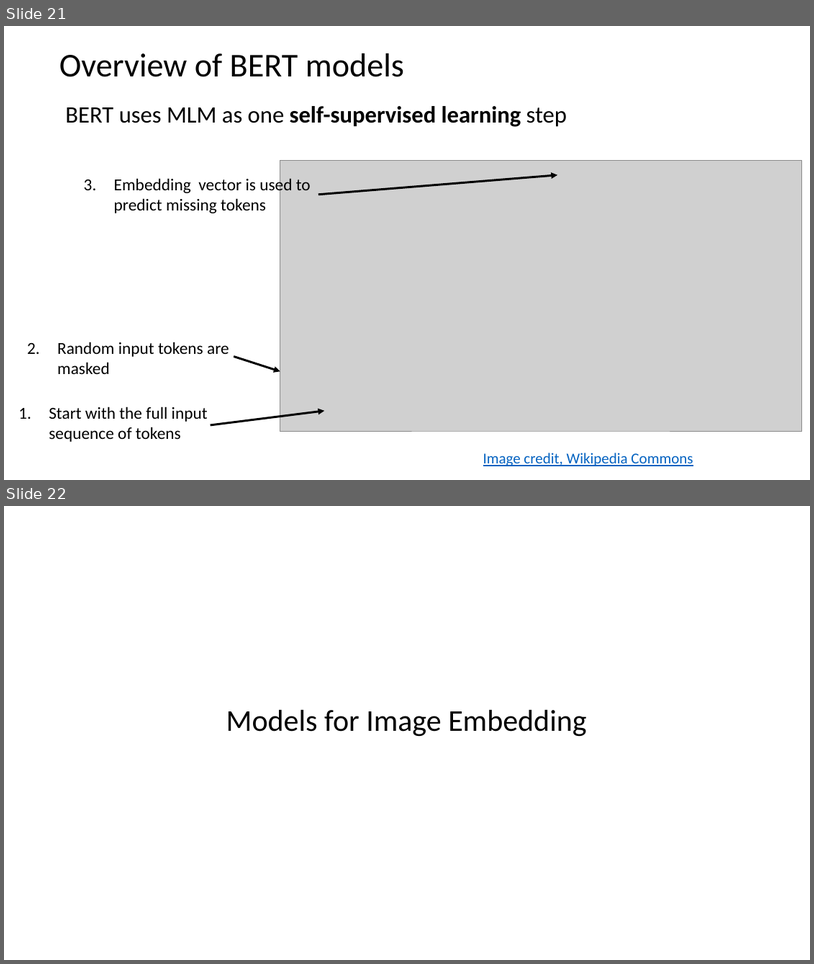
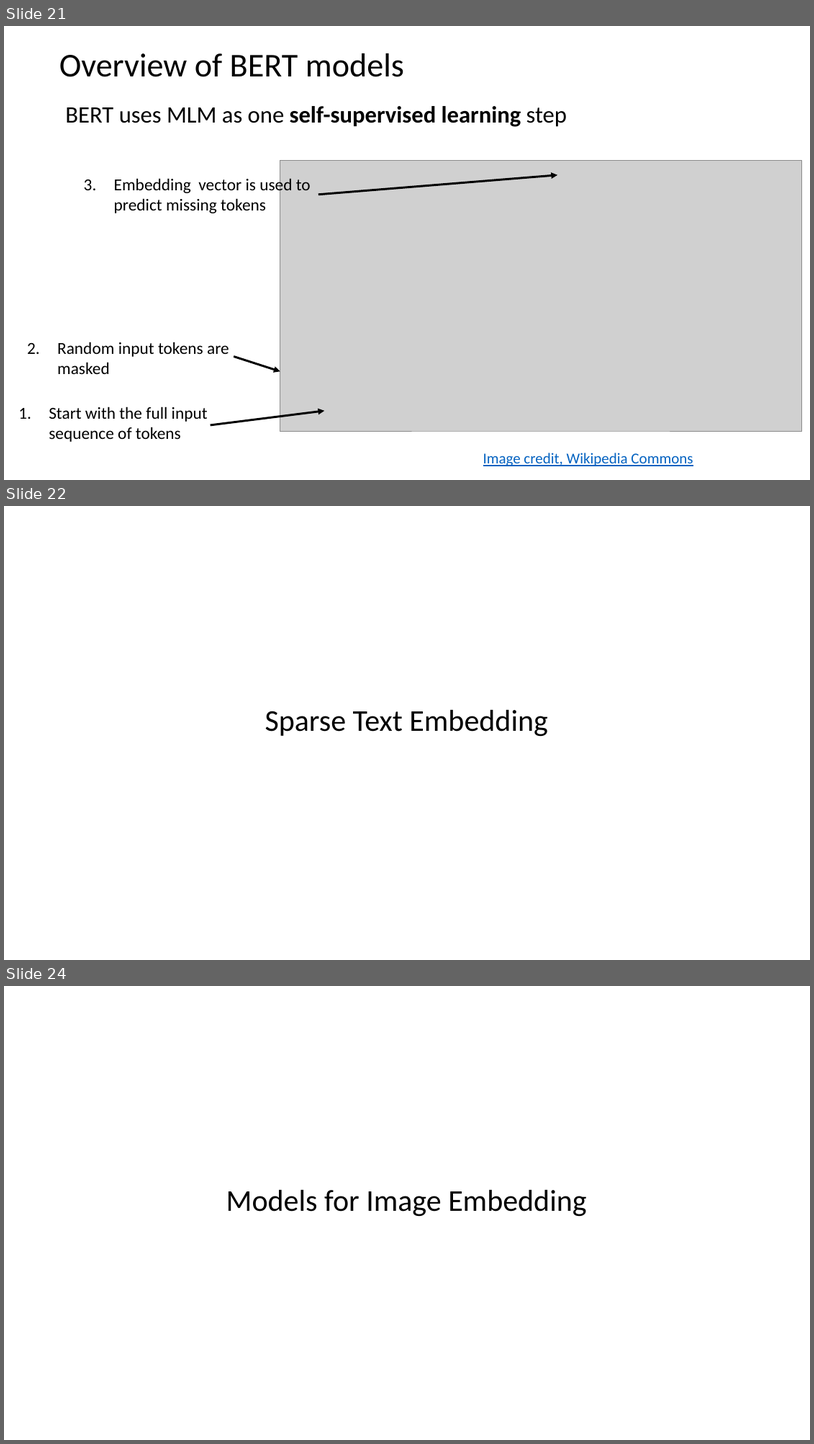
Before and after one commit to harelgabainew/school1, a slide deck: slides/7_DocumentWebSearching.pptx. Shown one above the other, each under a label of ours: slides 21 and 22 before the commit, slides 21, 22 and 24 after it; the slides between them are not shown. The pictures are 814x964 and 814x1444 pixels, drawn with LibreOffice and Linux fonts; fonts in the diff are those of the drawing; grey boxes stand for pictures. Boxes give left, top, right and bottom in pixels: in the first picture for what was removed or moved away, otherwise in the second. Text is boxed around its words. In the diff, an @@ line names an element or a change of style, - is before the commit and + after.

Commit message:
Added embedding slides

```diff
--- a/slides/7_DocumentWebSearching.pptx
+++ b/slides/7_DocumentWebSearching.pptx
@@ slide 22 added at (4, 506, 810, 960), background #FFFFFF @@
@@ title added at (265, 710, 548, 736), 36 pt, text #000000 @@
+Sparse Text Embedding
@@ what was slide 22 is now slide 24 @@
```
Also in this commit, not shown: 2 slides changed, 5 other slides added.
